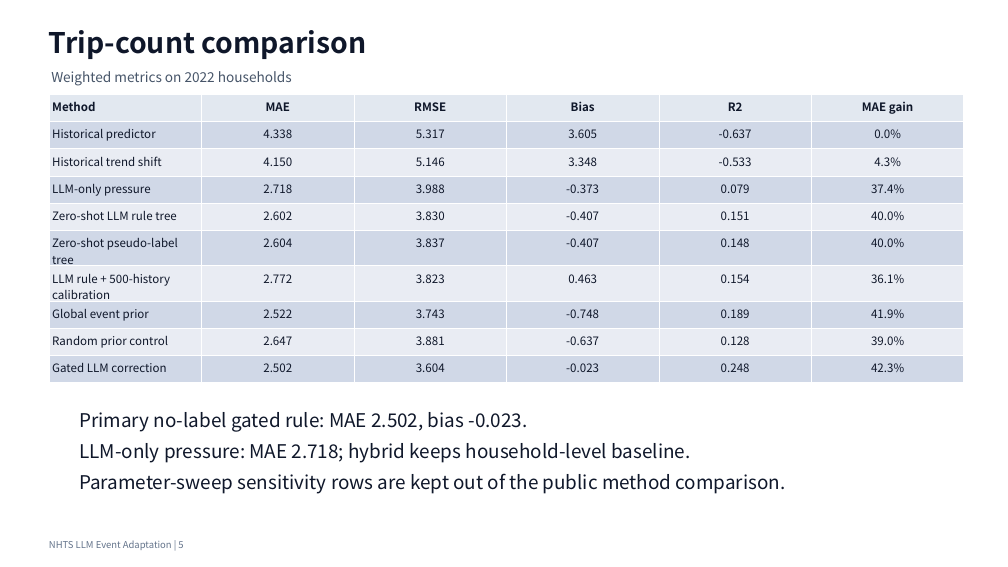
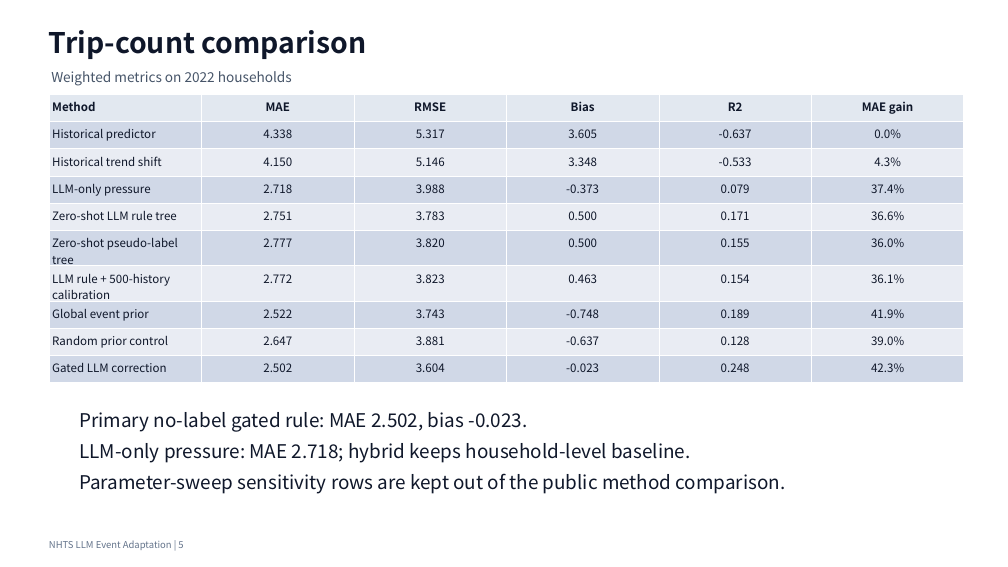
Before and after one commit to Lrving-code/NHTS-Travel-Prediction, a slide deck: slide 5 of outputs/final_project/NHTS_LLM_Event_Adaptation_Optimized_Presentation.pptx. Drawn at 1008x567 pixels with LibreOffice and Linux fonts; fonts in the diff are those of the drawing. Boxes give left, top, right and bottom in pixels: in the first picture for what was removed or moved away, otherwise in the second. Text is boxed around its words. In the diff, an @@ line names an element or a change of style, - is before the commit and + after.

Commit message:
refactor(baselines): reconcile zero-shot rule tree ablation

```diff
--- a/outputs/final_project/NHTS_LLM_Event_Adaptation_Optimized_Presentation.pptx
+++ b/outputs/final_project/NHTS_LLM_Event_Adaptation_Optimized_Presentation.pptx
@@ table at (49,95,966,376) @@
-row 5: Zero-shot LLM rule tree | 2.602 | 3.830 | -0.407 | 0.151 | 40.0%
+row 5: Zero-shot LLM rule tree | 2.751 | 3.783 | 0.500 | 0.171 | 36.6%
-row 6: Zero-shot pseudo-label tree | 2.604 | 3.837 | -0.407 | 0.148 | 40.0%
+row 6: Zero-shot pseudo-label tree | 2.777 | 3.820 | 0.500 | 0.155 | 36.0%
```
Also in this commit, not shown: 27 other files.
